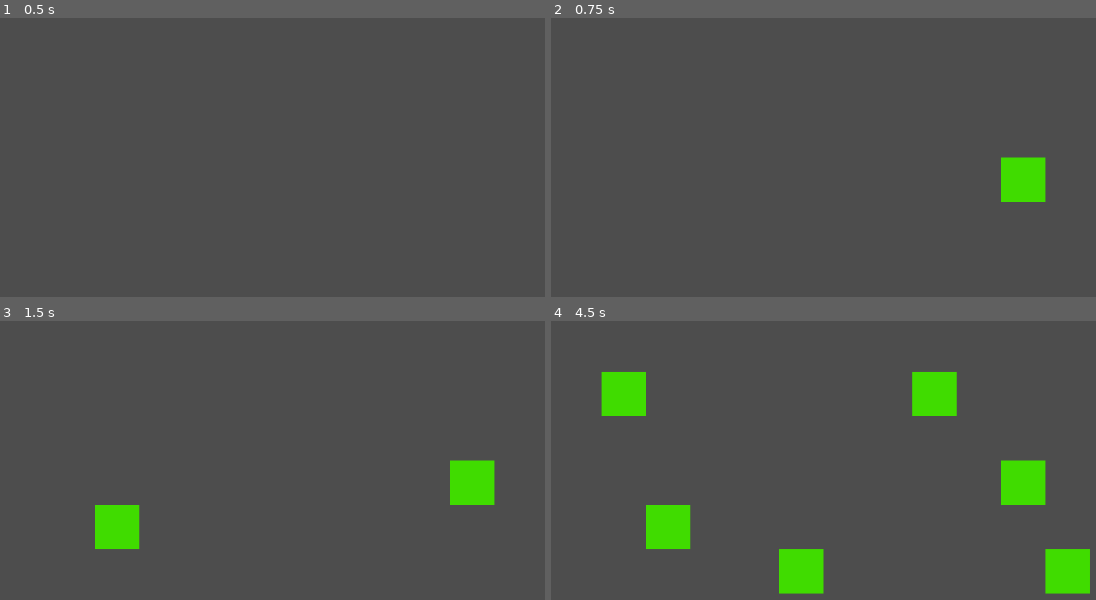
Above: before the commit, frames 1-4 (two rows, left to right).
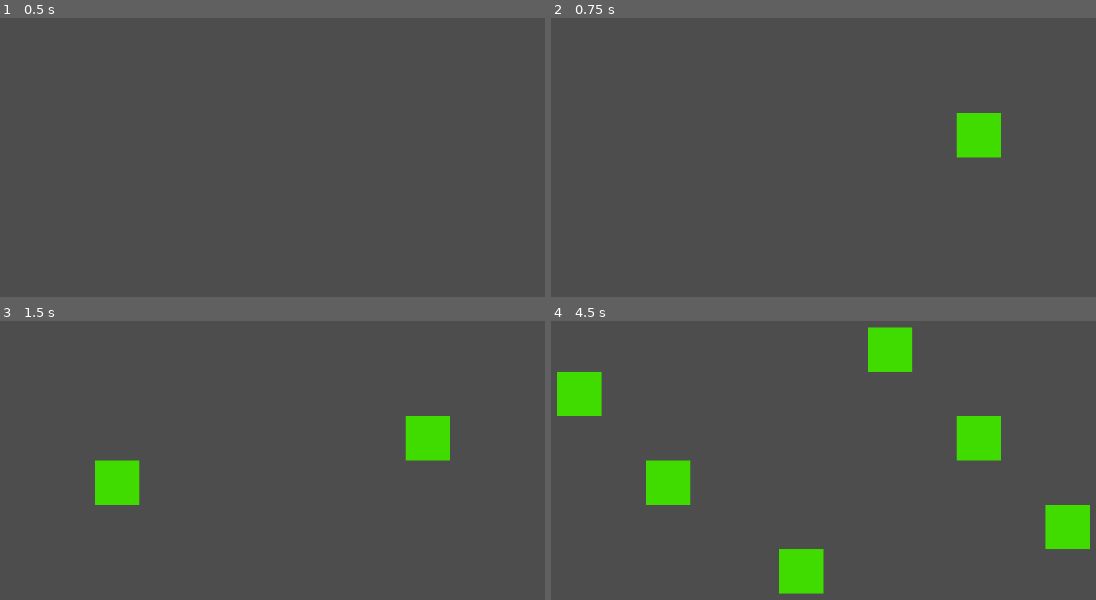
Above: after the commit, the same moments.

Repository: Stan-Stani/game-of-strife
Game: Godot game, scene res://Main.tscn
Two runs of this game, one before a commit and one after it. Both use one fixed random seed, a clock stepped at 60 frames per second and the inputs below.
Inputs (mouse positions are in pixels of both pictures, inside the frame that each line leads up to):
- Up to frame 1 (0.5 s): no input
- Up to frame 2 (0.75 s): tap Enter (ui_accept) at 0.5 s; move the mouse to (997, 135) at 0.52 s; click (997, 135) at 0.67 s
- Up to frame 3 (1.5 s): tap Enter (ui_accept) at 0.77, 1.25 s; move the mouse to (114, 482) at 1.27 s; click (114, 482) at 1.42 s
- Up to frame 4 (4.5 s): tap Enter (ui_accept) at 1.52, 2, 2.75, 3.02, 3.5, 3.77, 4.25 s; move the mouse to (905, 362) at 2.02 s; click (905, 362) at 2.17 s; move the mouse to (785, 549) at 2.77 s; click (785, 549) at 2.92 s; move the mouse to (1063, 527) at 3.52 s; click (1063, 527) at 3.67 s; move the mouse to (583, 393) at 4.27 s; click (583, 393) at 4.42 s

Frame 1 is identical in both runs. In frame 2, 2.7% of the frame differs, in the area x 74-91%, y 34-66%; in frame 3, 5.3%; in frame 4, 13%, in the area x 1-99%, y 2-98%.

Commit message:
fix: correctly place cells at mouse click

Diff:
--- a/cell.tscn
+++ b/cell.tscn
@@ -1,8 +1,10 @@
 [gd_scene format=3 uid="uid://rlowg40gvihs"]
 
 [node name="Cell" type="ColorRect"]
-offset_right = 64.0
-offset_bottom = 64.0
+offset_left = -165.0
+offset_top = -67.0
+offset_right = -101.0
+offset_bottom = -3.0
 mouse_filter = 1
 color = Color(0.25098, 0.862745, 0, 1)
 
--- a/main.gd
+++ b/main.gd
@@ -85,6 +85,7 @@
 
 func place_or_remove_cell(pos: Vector2):
 	pos = mouse_pos_to_cam_pos(pos)
+	print(pos)
 	var gridPos: GridPos = get_pos_in_grid_units(pos)
 	if not visualCells.has(gridPos.vector):
 		place_data_cell(gridPos)
@@ -120,7 +121,7 @@
 func get_pos_in_grid_units(pos: Vector2) -> GridPos:
 	var gridPos: GridPos = GridPos.new()
 	var pixelsPerCellSide = CELL_SIZE  * $Camera2D.zoom.x
-	gridPos.vector = pos.snapped(Vector2(pixelsPerCellSide, pixelsPerCellSide)) / pixelsPerCellSide
+	gridPos.vector = (pos / pixelsPerCellSide).floor()
 	return gridPos
 
 func start_stop():
